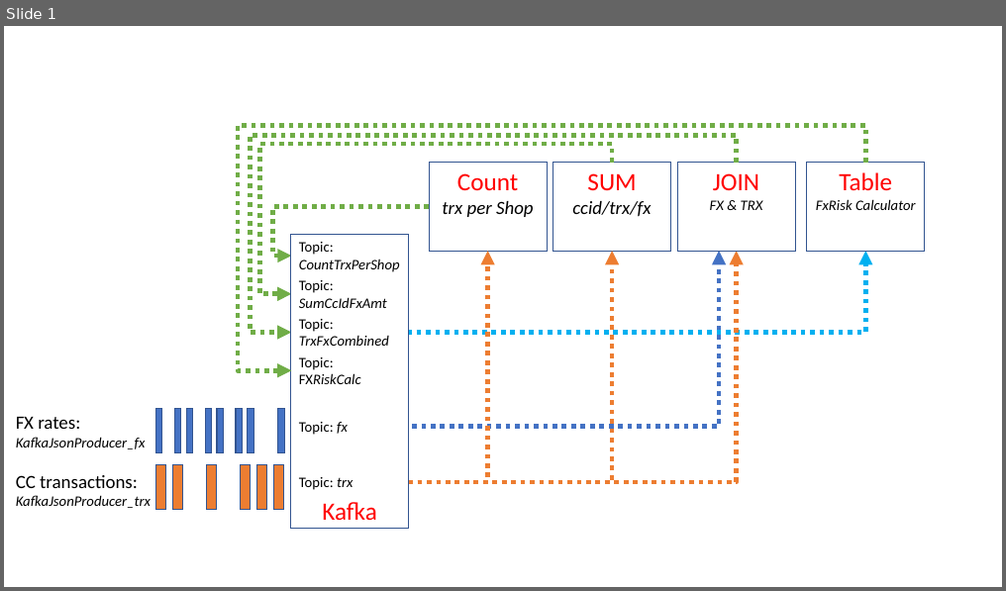
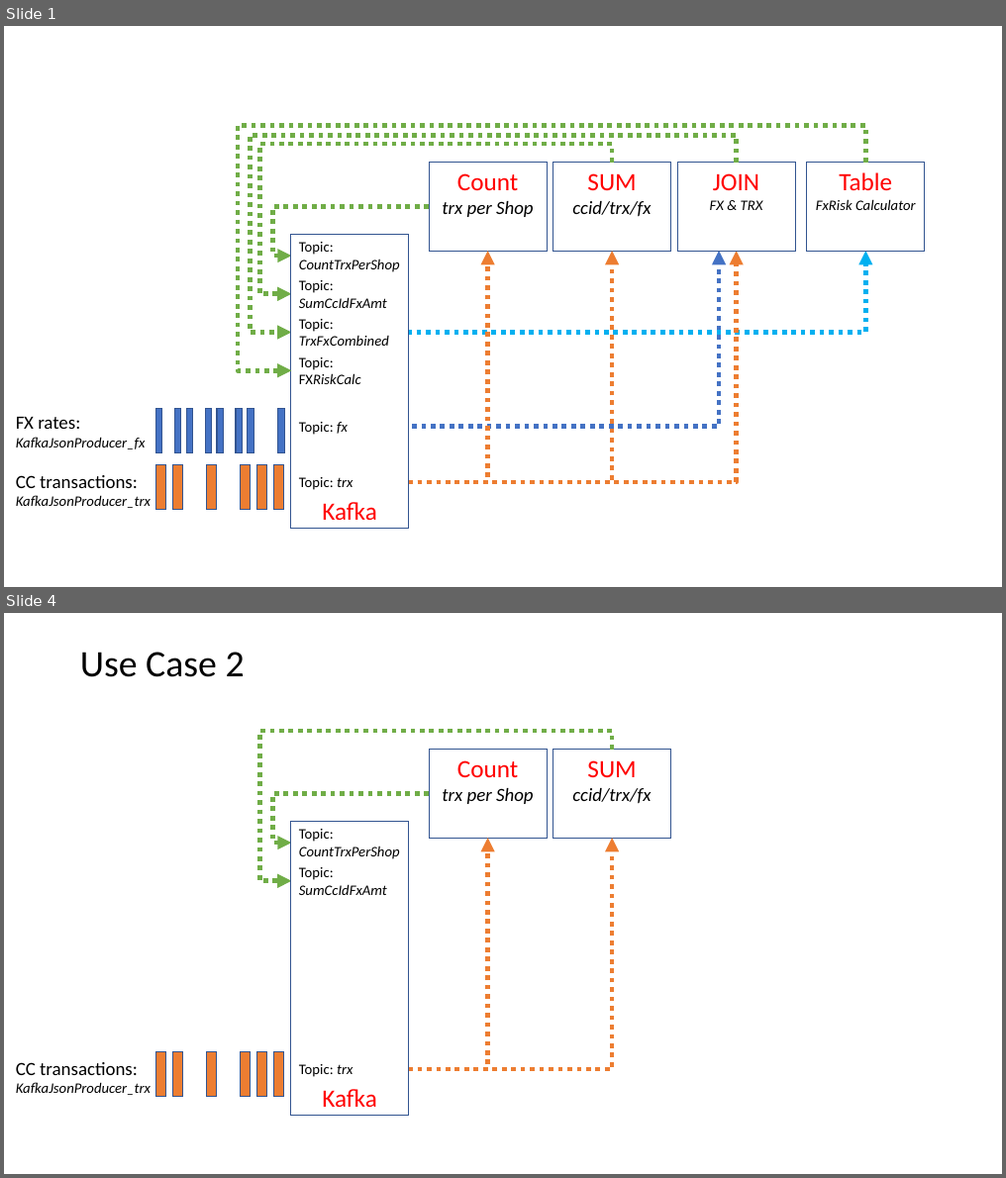
Before and after one commit to tspannhw/Streaming, a slide deck: Images/Presentation1.pptx. Shown one above the other, each under a label of ours: slide 1 before the commit, slides 1 and 4 after it; the slides between them are not shown. The pictures are 1006x591 and 1006x1178 pixels, drawn with LibreOffice and Linux fonts; fonts in the diff are those of the drawing. Boxes give left, top, right and bottom in pixels: in the first picture for what was removed or moved away, otherwise in the second. Text is boxed around its words. In the diff, an @@ line names an element or a change of style, - is before the commit and + after.

```diff
--- a/Images/Presentation1.pptx
+++ b/Images/Presentation1.pptx
@@ slide 4 added at [4,613,1002,1174], background #FFFFFF @@
@@ text added at [80,652,245,677], 36 pt, text #000000 @@
+Use Case 2
@@ elbow arrow added from (612, 750) to (291, 881), #70AD47 4.5 pt dashed @@
@@ rectangle added at [430,750,547,838], fill #FFFFFF, outline #325491 1 pt, 18 pt, text #000000, italic @@
+Count
+trx per Shop
@@ rectangle added at [553,750,671,838], fill #FFFFFF, outline #325491 1 pt, 18 pt, text #000000, italic @@
+SUM
+ccid/trx/fx
@@ elbow arrow added from (430, 793) to (291, 843), #70AD47 4.5 pt dashed @@
@@ rectangle added at [291,822,408,1116], fill #FFFFFF, outline #325491 1 pt, 24 pt, text #FF0000 @@
+Kafka
@@ text added at [299,829,400,860], 14 pt, text #000000, italic @@
+Topic:
+CountTrxPerShop
@@ elbow arrow added from (361, 1069) to (487, 838), #ED7D31 4.5 pt dashed @@
@@ elbow arrow added from (361, 1069) to (612, 838), #ED7D31 4.5 pt dashed @@
@@ text added at [299,867,387,895], 14 pt, text #000000, italic @@
+Topic:
+SumCcIdFxAmt
@@ rectangle added at [156,1053,165,1096], fill #ED7D31, outline #325491 1 pt @@
@@ rectangle added at [172,1053,182,1096], fill #ED7D31, outline #325491 1 pt @@
@@ rectangle added at [206,1053,216,1096], fill #ED7D31, outline #325491 1 pt @@
@@ rectangle added at [240,1053,250,1096], fill #ED7D31, outline #325491 1 pt @@
@@ rectangle added at [257,1053,266,1096], fill #ED7D31, outline #325491 1 pt @@
@@ rectangle added at [274,1053,284,1096], fill #ED7D31, outline #325491 1 pt @@
@@ text added at [16,1062,151,1095], 14 pt, text #000000, italic @@
+CC transactions:
+KafkaJsonProducer_trx
@@ text added at [299,1064,352,1077], 14 pt, text #000000 @@
+Topic: trx
```
Also in this commit, not shown: 5 other slides added, 13 other files.
